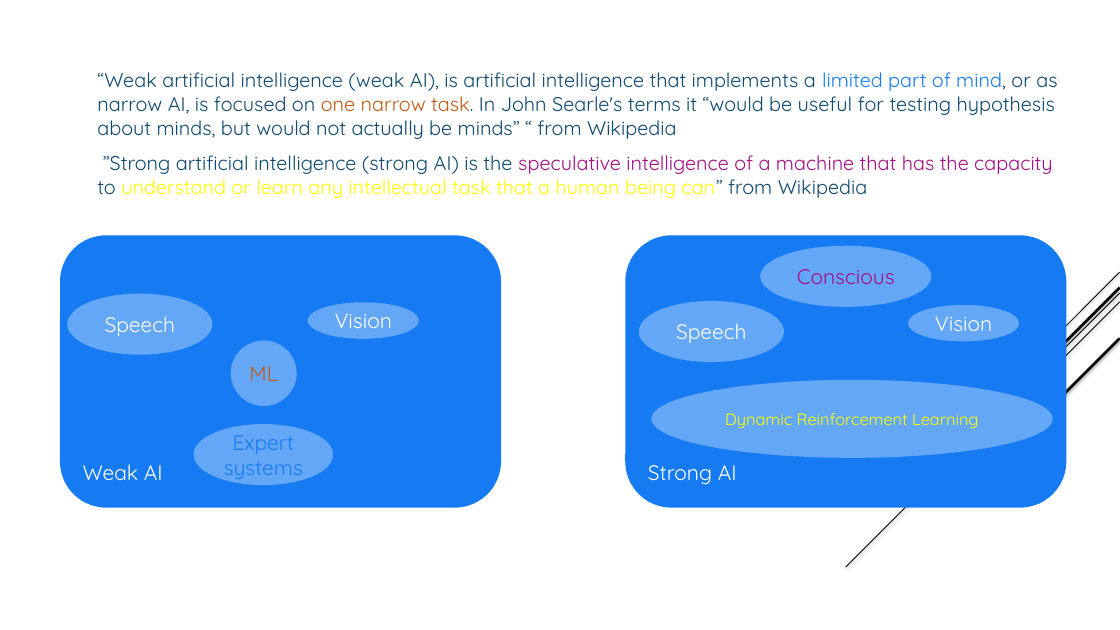
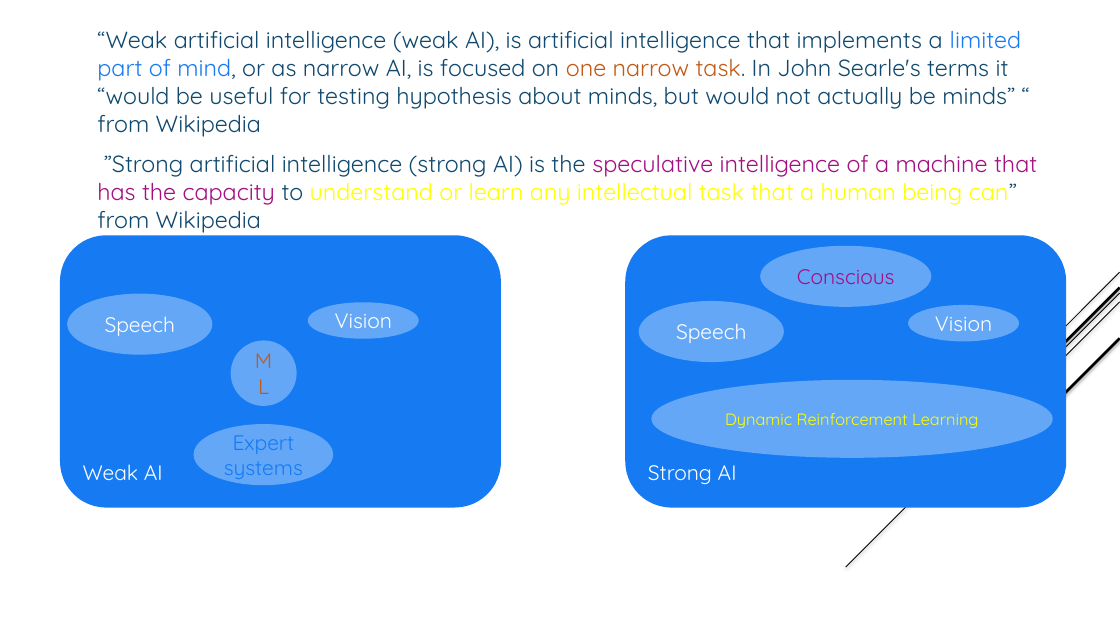
Before and after one commit to jnguyen1192/SIA, a slide deck: slide 3 of SAI_presentation_libre_office.pptx. Drawn at 1120x630 pixels with LibreOffice and Linux fonts; fonts in the diff are those of the drawing. Boxes give left, top, right and bottom in pixels: in the first picture for what was removed or moved away, otherwise in the second. Text is boxed around its words. In the diff, an @@ line names an element or a change of style, - is before the commit and + after.

Commit message:
#12 Weak AI vs Strong AI explanation concept number one part 64 added on introduction slides

```diff
--- a/SAI_presentation_libre_office.pptx
+++ b/SAI_presentation_libre_office.pptx
@@ text "“Weak artificial intelligence (weak AI), ..." at (97, 30, 1037, 233): size 17 to 20 pt @@
```
Also in this commit, not shown: 2 other slides changed.
